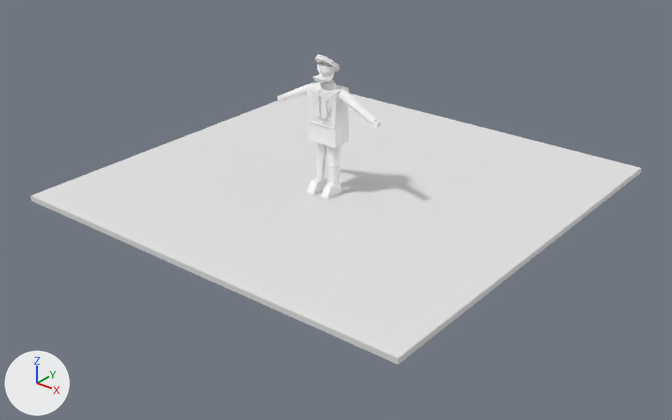
A saved change to the Blender file ArtSource/Pedestrians/Blender/ParkCheckersPlayer3D.blend.
One viewpoint serves both versions: a 50 mm camera at (6.64, -8.15, 4.82) aimed at (0.21, -0.11, -0.17). The lights are fixed; the arrows at lower left show +X, +Y and +Z. The first picture is the older version.

The first picture shows 'CLO_CoatHem', 'PreviewGround' and 26 more.
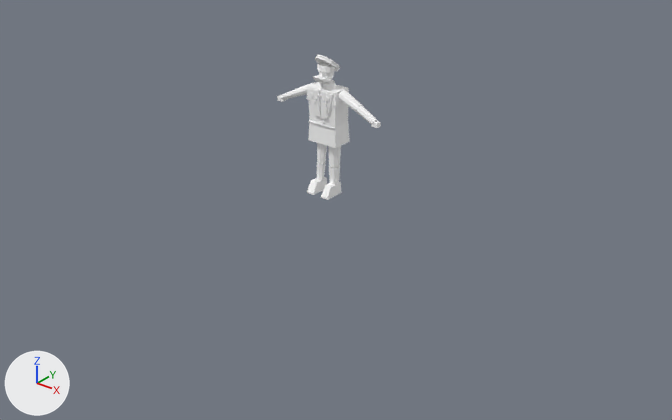
What the commit changed:
Object 'PreviewGround' (ob_previewground) is deleted.

Where the change shows, as pixel boxes [x1, y1, x2, y2] in the pictures (672 x 420 px):
'PreviewGround', deleted: before [31, 93, 641, 364]
